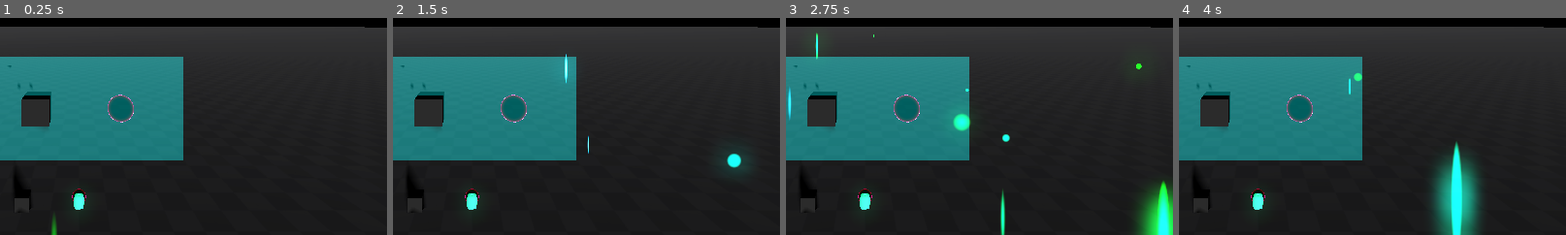
Above: before the commit, frames 1-4 (left to right).
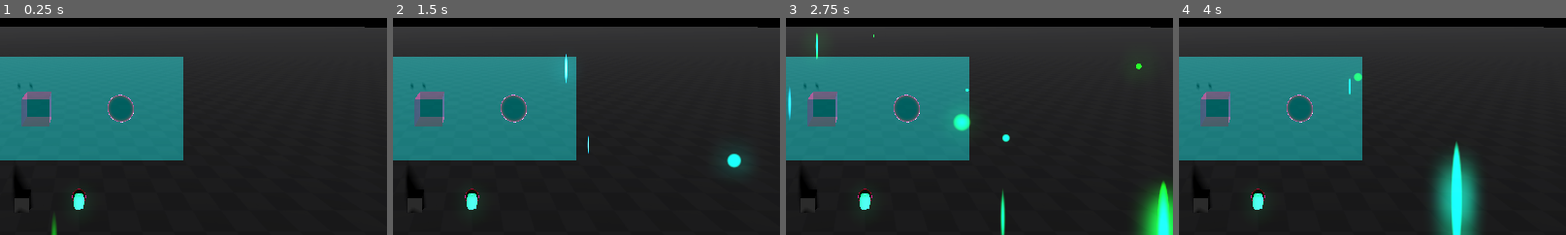
Above: after the commit, the same moments.

Repository: JD-The-65th/cyberbreak
Game: Godot game, scene res://levels/testing_environment.tscn
Two runs of this game, one before a commit and one after it. Both use one fixed random seed, a clock stepped at 60 frames per second and the inputs below.
Inputs (mouse positions are % of the whole screen's width and height, from its top left):
- Up to frame 1 (0.25 s): no input
- Up to frame 2 (1.5 s): move the mouse to (72, 45) at 0.52 s; click (72, 45) at 0.67 s; drag from (30, 55) to (45, 70) at 1.27 s
- Up to frame 3 (2.75 s): move the mouse to (60, 28) at 2.02 s; click (60, 28) at 2.17 s
- Up to frame 4 (4 s): drag from (45, 70) to (20, 35) at 2.77 s; move the mouse to (80, 65) at 3.52 s; click (80, 65) at 3.67 s
The pictures show only the part of the screen within x 40-90%, y 50-100%; the shares and areas given below are measured in that part.

The runs differ from the first frame. In frame 1, 1.2% of the frame differs, in the area x 2-14%, y 21-51%; in frame 2, 1.2%; in frame 3, 1.2%; in frame 4, 1.2%.

Commit message:
Add Square Base V2 to spawner

Diff:
--- a/scenes/spawner.tscn
+++ b/scenes/spawner.tscn
@@ -1,8 +1,8 @@
 [gd_scene load_steps=7 format=3 uid="uid://dyrsuxjp64gme"]
 
 [ext_resource type="Script" path="res://scripts/Spawner.gd" id="1_cgbid"]
-[ext_resource type="PackedScene" uid="uid://v6tatf78qgf8" path="res://scenes/square_base.tscn" id="2_qdlha"]
 [ext_resource type="PackedScene" uid="uid://c0te0uofm7c26" path="res://scenes/v2phys_joint.tscn" id="3_jom8j"]
+[ext_resource type="PackedScene" uid="uid://cigui7230umnp" path="res://scenes/square_base_v_2.tscn" id="3_r3kpg"]
 
 [sub_resource type="BoxMesh" id="BoxMesh_vqhdh"]
 size = Vector3(0, 0.5, 1)
@@ -34,9 +34,9 @@
 [node name="Joint" parent="." instance=ExtResource("3_jom8j")]
 transform = Transform3D(1, 0, 0, 0, 1, 0, 0, 0, 1, 0, 0, -0.2)
 
-[node name="SquareBase" parent="." instance=ExtResource("2_qdlha")]
+[node name="TargetBody3D" type="StaticBody3D" parent="."]
+
+[node name="SquareBaseV2" parent="." instance=ExtResource("3_r3kpg")]
 transform = Transform3D(1, 0, 0, 0, 1, 0, 0, 0, 1, 0, 0, 0.2)
 
-[node name="TargetBody3D" type="StaticBody3D" parent="."]
-
 [connection signal="body_exited" from="Area3D" to="." method="_on_area_3d_body_exited"]
--- a/scenes/square_base_v_2.tscn
+++ b/scenes/square_base_v_2.tscn
@@ -20,6 +20,7 @@
 mass = 1.62
 continuous_cd = true
 script = ExtResource("1_j7oj7")
+metadata/Scene = "res://scenes/square_base_v_2.tscn"
 
 [node name="MeshInstance3D" type="MeshInstance3D" parent="."]
 mesh = SubResource("BoxMesh_kbodm")
